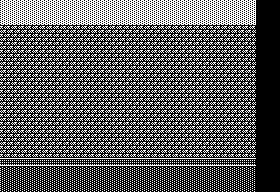
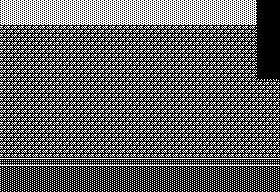
Revision of a layered 280 x 192 image; what changed, layer by layer:
painted on "background1.png" over left=256, top=2, right=280, bottom=192
